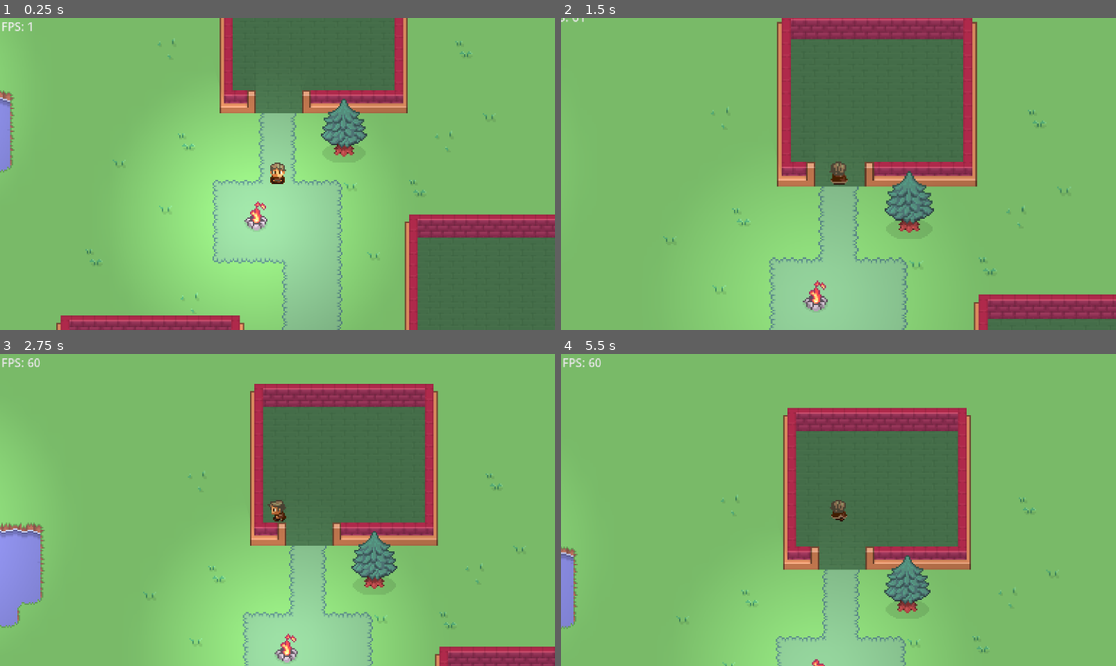
Above: before the commit, frames 1-4 (two rows, left to right).
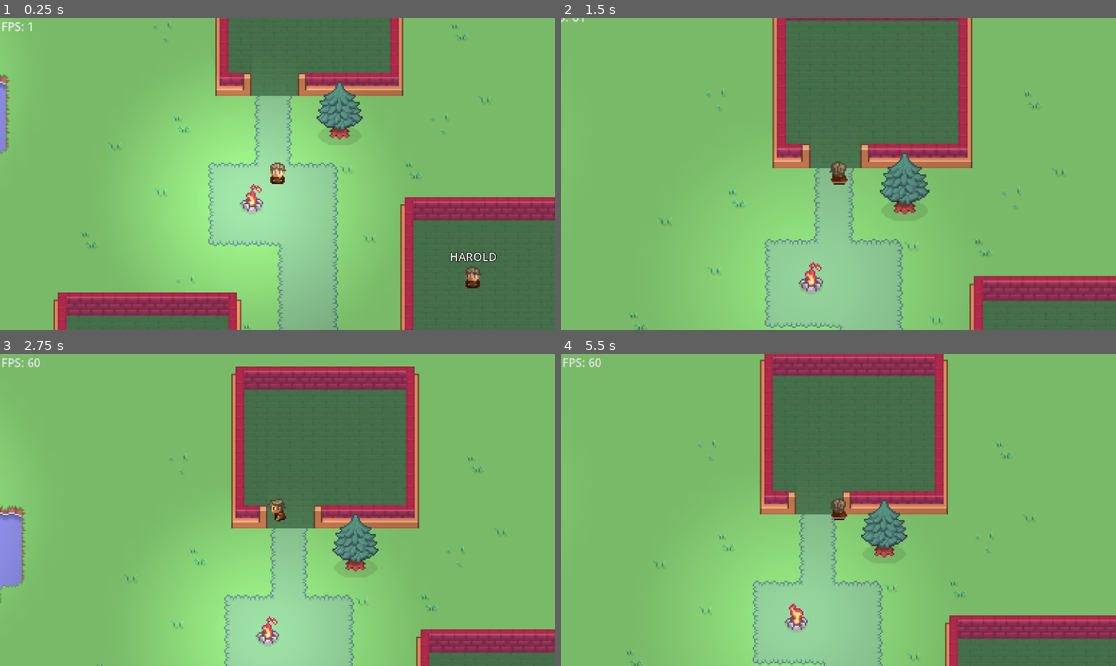
Above: after the commit, the same moments.

Repository: Kaninchen221/ProjectRabbitHole
Game: Godot game, scene res://Content/Levels/test_level.tscn
Same seed, same stepped clock (60 frames per second), same inputs: the game is played once before the commit and once after it.
Inputs (mouse positions are in pixels of both pictures, inside the frame that each line leads up to):
- Up to frame 1 (0.25 s): no input
- Up to frame 2 (1.5 s): tap Enter at 0.5 s; move the mouse to (810, 236) at 0.52 s; hold Shift (Player_Move_Run) 0.53-1.28 s; hold W (Player_Move_Up) from 0.53 s (still down); move the mouse to (1005, 220) at 1.27 s; tap Mouse wheel up (Player_Zoom_Camera_In) at 1.35 s
- Up to frame 3 (2.75 s): move the mouse to (111, 463) at 2.02 s; release W (Player_Move_Up) at 2.03 s; hold A (Player_Move_Left) from 2.03 s (still down); tap Mouse wheel down (Player_Zoom_Camera_Out) at 2.1 s
- Up to frame 4 (5.5 s): move the mouse to (866, 510) at 2.77 s; tap Shift (Player_Move_Run) at 2.85 s; move the mouse to (755, 432) at 3.52 s; release A (Player_Move_Left) at 3.53 s; hold S (Player_Move_Down) 3.53-4.28 s; tap Mouse wheel up (Player_Zoom_Camera_In) at 3.6 s; move the mouse to (960, 494) at 4.27 s; hold D (Player_Move_Right) 4.28-5.03 s; tap Mouse wheel down (Player_Zoom_Camera_Out) at 4.35 s; move the mouse to (727, 525) at 5.02 s; hold W (Player_Move_Up) from 5.03 s (still down); hold Shift (Player_Move_Run) from 5.03 s (still down)

The runs differ from the first frame. In frame 1, 18% of the frame differs, in the area x 0-100%, y 0-100%; in frame 2, 16%; in frame 3, 22%; in frame 4, 30%.

Commit message:
Basic NPC
- Basic NPC with a name
- Hide and unhide npc label name when player enter/exit area

Diff:
--- /dev/null
+++ b/Content/Actors/Characters/NPC/npc.tscn
@@ -0,0 +1,59 @@
+[gd_scene load_steps=5 format=3 uid="uid://cny30xr18rqqo"]
+
+[ext_resource type="Script" path="res://Content/Scripts/HideUnhide.gd" id="1_favkk"]
+[ext_resource type="SpriteFrames" uid="uid://ce6ulepsxv4r1" path="res://Content/Actors/Characters/Player/player.tres" id="2_0mwdw"]
+
+[sub_resource type="RectangleShape2D" id="RectangleShape2D_3invy"]
+size = Vector2(14, 5)
+
+[sub_resource type="RectangleShape2D" id="RectangleShape2D_omjua"]
+size = Vector2(80, 80)
+
+[node name="Npc" type="Node2D"]
+
+[node name="CharacterBody2D" type="CharacterBody2D" parent="."]
+y_sort_enabled = true
+texture_filter = 1
+position = Vector2(0, -8)
+
+[node name="LabelName" type="Label" parent="CharacterBody2D"]
+offset_left = -23.0
+offset_top = -21.0
+offset_right = 227.0
+offset_bottom = 46.0
+scale = Vector2(0.188139, 0.188139)
+theme_override_colors/font_outline_color = Color(0, 0, 0, 1)
+theme_override_constants/outline_size = 8
+theme_override_font_sizes/font_size = 42
+text = "NPC NAME"
+horizontal_alignment = 1
+vertical_alignment = 1
+uppercase = true
+script = ExtResource("1_favkk")
+current_alpha = 0.0
+min_alpha = 0.0
+direction = -1
+time_modifier = 4.0
+
+[node name="AnimatedSprite2D" type="AnimatedSprite2D" parent="CharacterBody2D"]
+y_sort_enabled = true
+position = Vector2(0, 8)
+sprite_frames = ExtResource("2_0mwdw")
+animation = &"Idle_Down"
+offset = Vector2(0, -8)
+
+[node name="CollisionShape2D" type="CollisionShape2D" parent="CharacterBody2D"]
+position = Vector2(0, 5.5)
+shape = SubResource("RectangleShape2D_3invy")
+
+[node name="Visibility" type="Area2D" parent="CharacterBody2D"]
+collision_layer = 0
+collision_mask = 2
+input_pickable = false
+
+[node name="Area" type="CollisionShape2D" parent="CharacterBody2D/Visibility"]
+scale = Vector2(1.00327, 1)
+shape = SubResource("RectangleShape2D_omjua")
+
+[connection signal="body_entered" from="CharacterBody2D/Visibility" to="CharacterBody2D/LabelName" method="_on_visibility_body_entered"]
+[connection signal="body_exited" from="CharacterBody2D/Visibility" to="CharacterBody2D/LabelName" method="_on_visibility_body_exited"]
--- a/Content/Actors/Characters/Player/camera_2d.gd
+++ b/Content/Actors/Characters/Player/camera_2d.gd
@@ -16,7 +16,7 @@
 	var value = int(Input.is_action_just_pressed("Player_Zoom_Camera_Reset"))
 	return value
 
-func _process(delta: float) -> void:
+func _process(_delta: float) -> void:
 	var mouse_wheel_input = get_mouse_wheel_input()
 	zoom_current += mouse_wheel_input * PI / 16
 	zoom_current = clamp(zoom_current, zoom_min, zoom_max)
--- a/Content/Actors/Characters/Player/player.tres
+++ b/Content/Actors/Characters/Player/player.tres
@@ -1,10 +1,11 @@
-[gd_resource type="SpriteFrames" load_steps=18 format=3 uid="uid://ce6ulepsxv4r1"]
+[gd_resource type="SpriteFrames" load_steps=19 format=3 uid="uid://ce6ulepsxv4r1"]
 
+[ext_resource type="Texture2D" uid="uid://743fvadrn3of" path="res://Content/Actors/Characters/NPC/npcs.png" id="1_raffa"]
 [ext_resource type="Texture2D" uid="uid://bi1yw4h1nwism" path="res://Content/Actors/Characters/Player/player.png" id="1_voc0r"]
 
-[sub_resource type="AtlasTexture" id="AtlasTexture_1x42w"]
-atlas = ExtResource("1_voc0r")
-region = Rect2(16, 32, 16, 16)
+[sub_resource type="AtlasTexture" id="AtlasTexture_1ayxq"]
+atlas = ExtResource("1_raffa")
+region = Rect2(0, 0, 16, 16)
 
 [sub_resource type="AtlasTexture" id="AtlasTexture_sg087"]
 atlas = ExtResource("1_voc0r")
@@ -70,7 +71,7 @@
 animations = [{
 "frames": [{
 "duration": 1.0,
-"texture": SubResource("AtlasTexture_1x42w")
+"texture": SubResource("AtlasTexture_1ayxq")
 }],
 "loop": true,
 "name": &"Idle_Down",
--- a/Content/Actors/Tree/Tree.gd
+++ b/Content/Actors/Tree/Tree.gd
@@ -1,30 +1,15 @@
 extends Sprite2D
 
-var bodies_entered = 0
-var max_alpha = 1
-var current_alpha = max_alpha
-var min_alpha = 0.392
 
 # Called when the node enters the scene tree for the first time.
-func _ready():
+func _ready() -> void:
 	pass # Replace with function body.
 
 
 # Called every frame. 'delta' is the elapsed time since the previous frame.
-func _process(delta):
-	if bodies_entered > 0:
-		current_alpha -= delta * 2
-	else:
-		current_alpha += delta * 2
-
-	current_alpha = clamp(current_alpha, min_alpha, max_alpha)
-	%Tree.set_self_modulate(Color(1, 1, 1, current_alpha))
-	#print("Current alpha: ", current_alpha, " Bodies: ", bodies_entered)
+func _process(delta: float) -> void:
+	pass
 
 
-func _on_visibility_body_entered(_body: Node2D) -> void:
-	bodies_entered += 1
-
-
-func _on_visibility_body_exited(_body: Node2D) -> void:
-	bodies_entered -= 1
+func _on_visibility_body_entered(body: Node2D) -> void:
+	pass # Replace with function body.
--- a/Content/Actors/Tree/Tree.tscn
+++ b/Content/Actors/Tree/Tree.tscn
@@ -1,7 +1,7 @@
 [gd_scene load_steps=5 format=3 uid="uid://dsqy6xpl5oum2"]
 
 [ext_resource type="Texture2D" uid="uid://chaxyox5shr7y" path="res://Content/TileSets/Textures/enviro_outdoor.png" id="1_pfqcx"]
-[ext_resource type="Script" path="res://Content/Actors/Tree/Tree.gd" id="2_f2ew6"]
+[ext_resource type="Script" path="res://Content/Scripts/HideUnhide.gd" id="2_f2ew6"]
 
 [sub_resource type="RectangleShape2D" id="RectangleShape2D_1go5p"]
 size = Vector2(14, 6)
@@ -23,6 +23,7 @@
 region_enabled = true
 region_rect = Rect2(48, 0, 48, 48)
 script = ExtResource("2_f2ew6")
+time_modifier = 2.0
 
 [node name="Base" type="Sprite2D" parent="Tree"]
 y_sort_enabled = true
@@ -53,6 +54,7 @@
 [node name="Visibility" type="Area2D" parent="."]
 collision_layer = 0
 collision_mask = 2
+input_pickable = false
 
 [node name="CollisionShapeVisibility" type="CollisionShape2D" parent="Visibility"]
 visible = false
--- a/Content/Levels/test_level.tscn
+++ b/Content/Levels/test_level.tscn
@@ -6,6 +6,7 @@
 [ext_resource type="PackedScene" uid="uid://fo4f11t4r7qa" path="res://Content/Actors/Characters/Player/player.tscn" id="3_ps5i1"]
 [ext_resource type="PackedScene" uid="uid://brgsfrxy8anod" path="res://Content/Actors/Houses/village_house_0.tscn" id="4_qks4f"]
 [ext_resource type="PackedScene" uid="uid://dsqy6xpl5oum2" path="res://Content/Actors/Tree/Tree.tscn" id="5_83k7g"]
+[ext_resource type="PackedScene" uid="uid://cny30xr18rqqo" path="res://Content/Actors/Characters/NPC/npc.tscn" id="7_3tsod"]
 
 [node name="TestLevel" type="Node2D"]
 y_sort_enabled = true
@@ -34,7 +35,7 @@
 
 [node name="Player" parent="." groups=["Characters"] instance=ExtResource("3_ps5i1")]
 z_index = 2
-position = Vector2(1446, 1415)
+position = Vector2(1449, 1427)
 
 [node name="DayNight" parent="Player/CharacterBody2D" index="4"]
 energy = 0.1
@@ -58,7 +59,7 @@
 position = Vector2(1479, 1333)
 
 [node name="Village_house_2" parent="Houses" instance=ExtResource("4_qks4f")]
-position = Vector2(1366, 1585)
+position = Vector2(1367, 1581)
 
 [node name="Village_house_3" parent="Houses" instance=ExtResource("4_qks4f")]
 position = Vector2(1607, 1515)
@@ -71,4 +72,20 @@
 [node name="Tree" parent="." instance=ExtResource("5_83k7g")]
 position = Vector2(1492, 1395)
 
+[node name="NPC_matylda" parent="." instance=ExtResource("7_3tsod")]
+z_index = 2
+position = Vector2(1375, 1566)
+
+[node name="LabelName" parent="NPC_matylda/CharacterBody2D" index="0"]
+text = "Matylda"
+
+[node name="NPC_harold" parent="." instance=ExtResource("7_3tsod")]
+z_index = 2
+position = Vector2(1584, 1499)
+
+[node name="LabelName" parent="NPC_harold/CharacterBody2D" index="0"]
+text = "Harold"
+
 [editable path="Player"]
+[editable path="NPC_matylda"]
+[editable path="NPC_harold"]
--- /dev/null
+++ b/Content/Scripts/HideUnhide.gd
@@ -0,0 +1,38 @@
+extends CanvasItem
+
+var bodies_entered = 0
+@export_range(0, 1) var max_alpha : float = 1
+@export_range(0, 1) var current_alpha : float = max_alpha :
+	set(value):
+		current_alpha = clamp(value, min_alpha, max_alpha)
+
+@export_range(0, 1) var min_alpha : float = 0.392 :
+	set(value):
+		min_alpha = clamp(value, 0, max_alpha)
+
+@export_range(-1, 1, 2) var direction = 1
+@export_range(0, 100) var time_modifier : float = 1
+
+# Called when the node enters the scene tree for the first time.
+func _ready():
+	pass # Replace with function body.
+
+
+# Called every frame. 'delta' is the elapsed time since the previous frame.
+func _process(delta):
+	if bodies_entered > 0:
+		current_alpha -= delta * time_modifier
+	else:
+		current_alpha += delta * time_modifier
+
+	current_alpha = clamp(current_alpha, min_alpha, max_alpha)
+	set_self_modulate(Color(1, 1, 1, current_alpha))
+	#print("Current alpha: ", current_alpha, " Bodies: ", bodies_entered)
+
+
+func _on_visibility_body_entered(_body: Node2D) -> void:
+	bodies_entered += 1
+
+
+func _on_visibility_body_exited(_body: Node2D) -> void:
+	bodies_entered -= 1
Binary file added: Content/Actors/Characters/NPC/npcs.png
Not shown, added: Content/Actors/Characters/NPC/npcs.png.import
Not shown: 1 places in Content/Levels/test_level.tscn that only renumber resources
